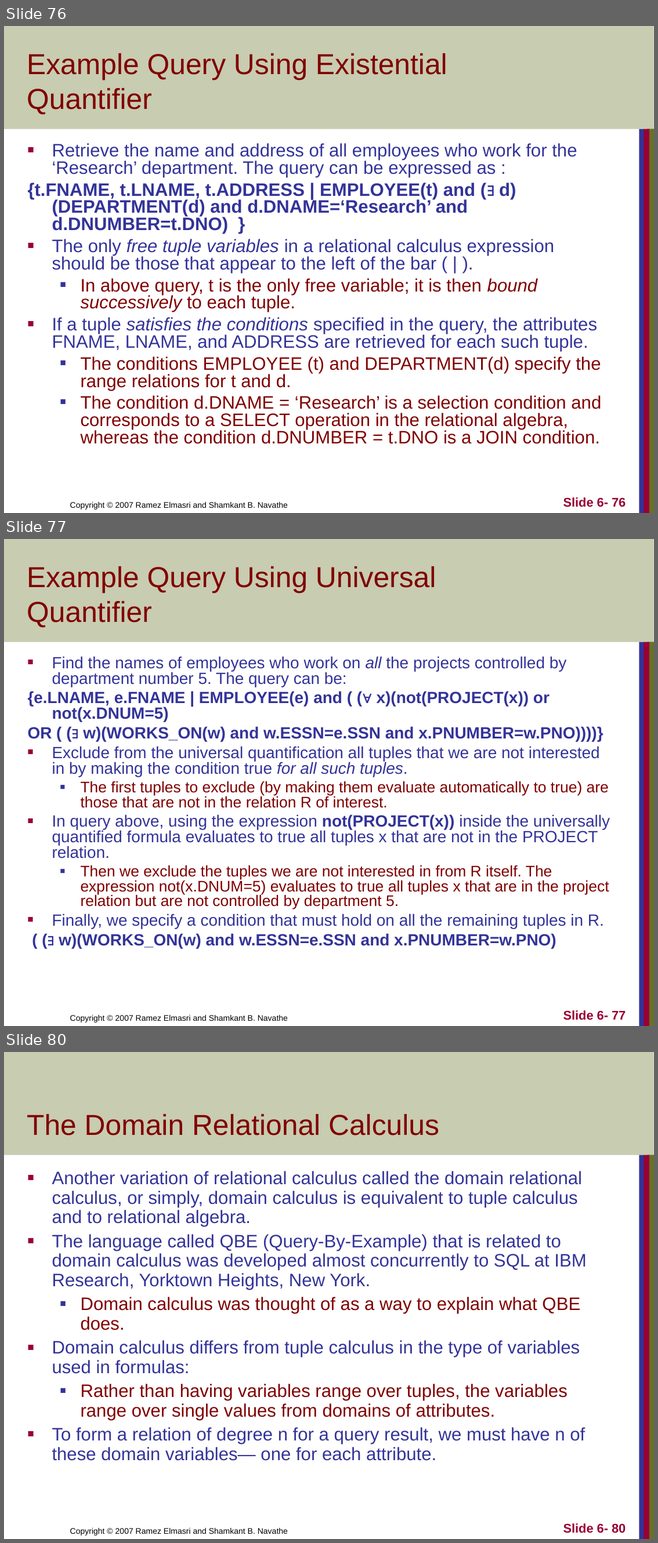
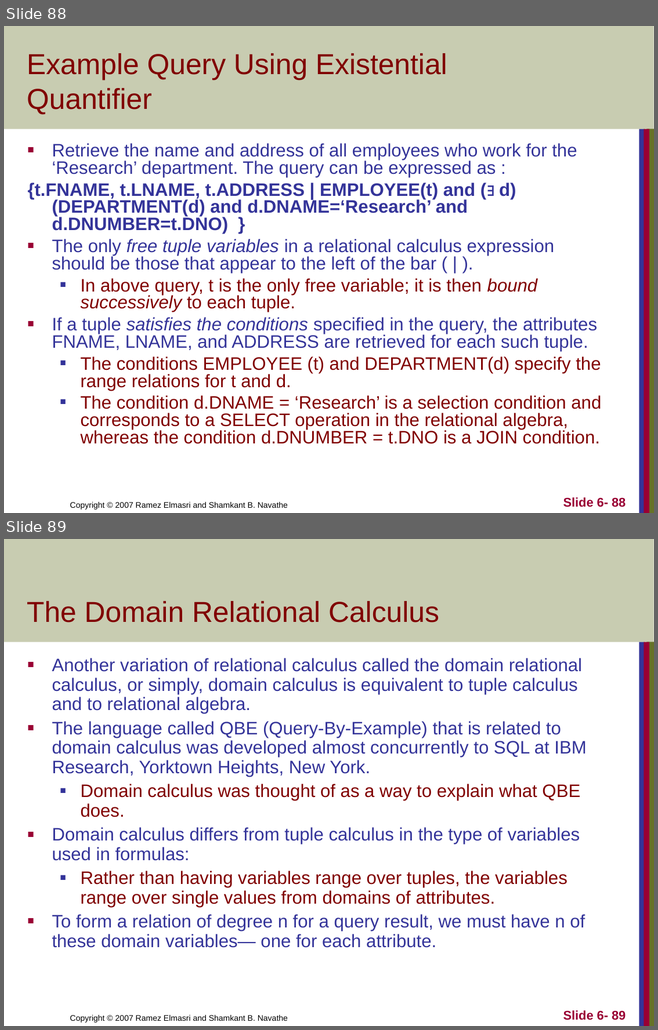
Before and after one commit to CodewothArjun/CSIT_4th_Sem, a slide deck: Database Management System/Unit 5 Relational Algebra and Relational Calculus.ppt. Shown one above the other, each under a label of ours: slides 76, 77 and 80 before the commit, slides 88 and 89 after it; the slides between them are not shown. The pictures are 658x1543 and 658x1030 pixels, drawn with LibreOffice and Linux fonts; fonts in the diff are those of the drawing. Boxes give left, top, right and bottom in pixels: in the first picture for what was removed or moved away, otherwise in the second. Text is boxed around its words. In the diff, an @@ line names an element or a change of style, - is before the commit and + after.

```diff
--- a/Database Management System/Unit 5 Relational Algebra and Relational Calculus.ppt
+++ b/Database Management System/Unit 5 Relational Algebra and Relational Calculus.ppt
@@ slide 77 removed at [4, 539, 654, 1026], background #FFFFFF; not listed: 5 template elements that a slide beside it also shows @@
@@ title removed at [27, 566, 436, 628] @@
-Example Query Using Universal Quantifier
@@ text removed at [28, 656, 610, 948] @@
-■ Find the names of employees who work on all the projects controlled by department number 5. The query can be:
-{e.LNAME, e.FNAME | EMPLOYEE(e) and ( (∀ x)(not(PROJECT(x)) or not(x.DNUM=5)
-OR ( (∃ w)(WORKS_ON(w) and w.ESSN=e.SSN and x.PNUMBER=w.PNO))))}
-■ Exclude from the universal quantification all tuples that we are not interested in by making the condition true for all such tuples.
-  ■ The first tuples to exclude (by making them evaluate automatically to true) are those that are not in the relation R of interest.
-■ In query above, using the expression not(PROJECT(x)) inside the universally quantified formula evaluates to true all tuples x that are not in the PROJECT relation.
-  ■ Then we exclude the tuples we are not interested in from R itself. The expression not(x.DNUM=5) evaluates to true all tuples x that are in the project relation but are not controlled by department 5.
-■ Finally, we specify a condition that must hold on all the remaining tuples in R.
-( (∃ w)(WORKS_ON(w) and w.ESSN=e.SSN and x.PNUMBER=w.PNO)
@@ page number removed at [563, 1011, 625, 1020] @@
-Slide 6- 77
@@ what was slide 76 is now slide 88 @@
@@ page number at [563, 498, 625, 507]: text changed @@
-Slide 6- 76
+Slide 6- 88
@@ what was slide 80 is now slide 89 @@
@@ page number at [563, 1011, 625, 1020]: text changed @@
-Slide 6- 80
+Slide 6- 89
```
Also in this commit, not shown: 7 slides changed, 14 slides added, 10 other slides removed, 8 other files.
